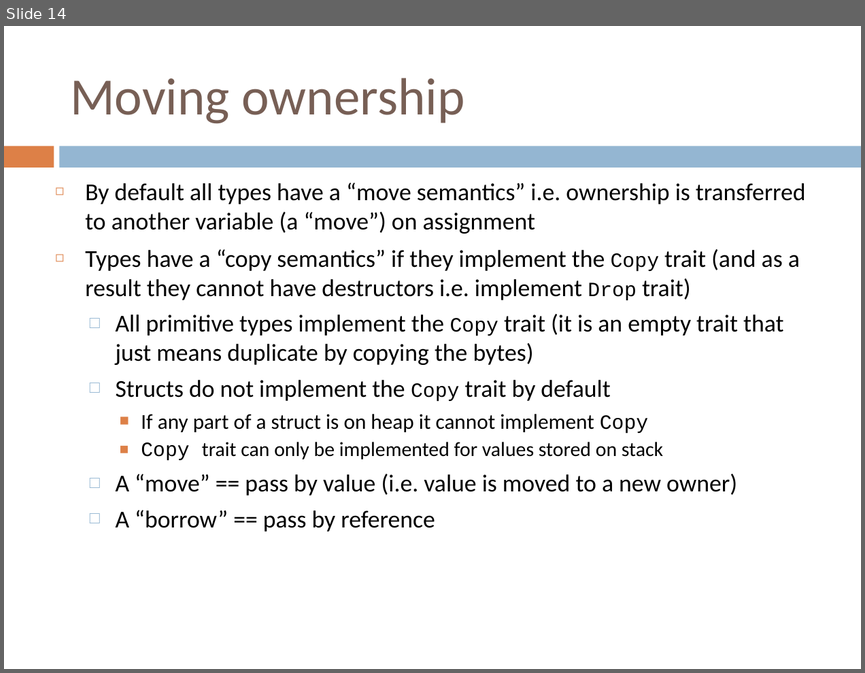
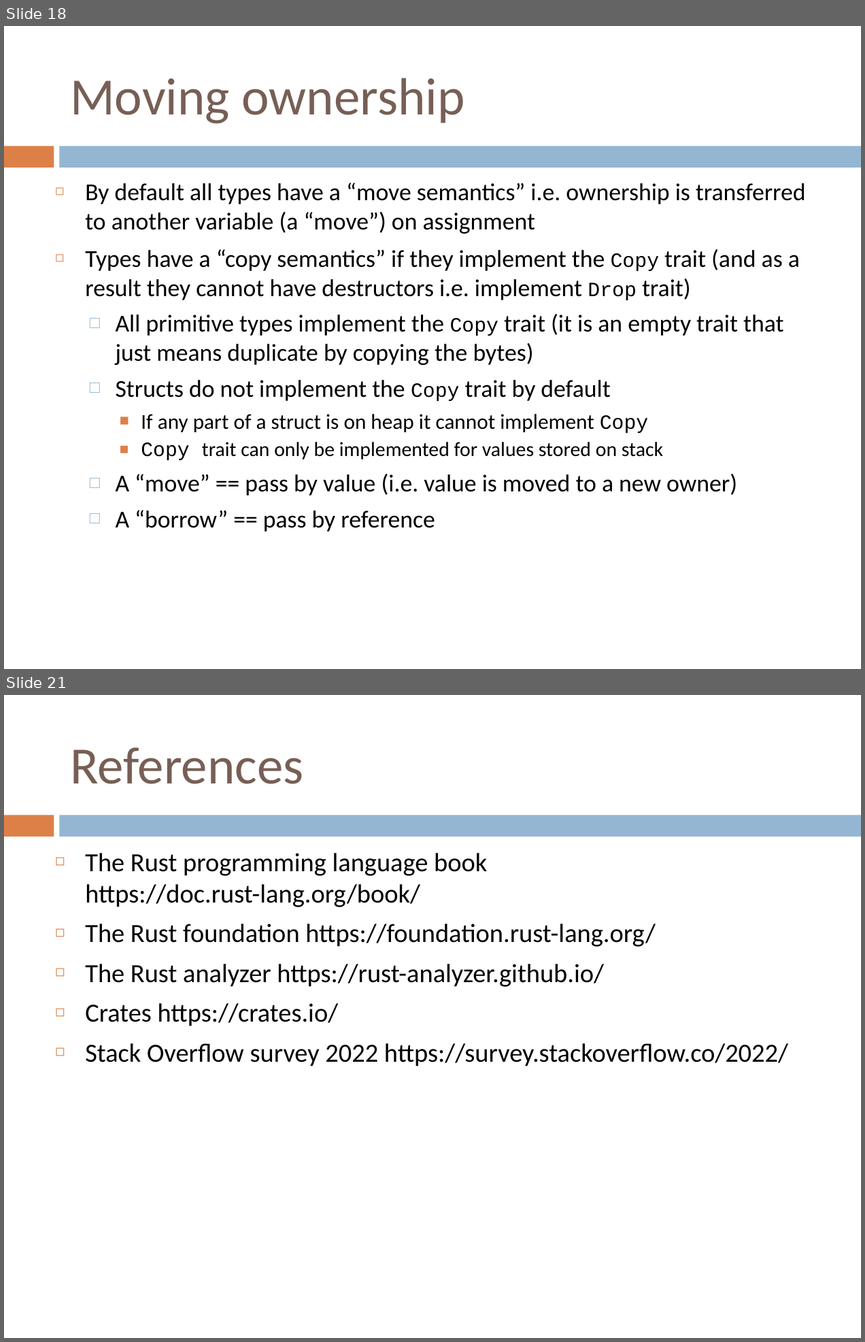
Before and after one commit to gclynch/rust, a slide deck: Rust session.ppt. Shown one above the other, each under a label of ours: slide 14 before the commit, slides 18 and 21 after it; the slides between them are not shown. The pictures are 865x673 and 865x1342 pixels, drawn with LibreOffice and Linux fonts; fonts in the diff are those of the drawing. Boxes give left, top, right and bottom in pixels: in the first picture for what was removed or moved away, otherwise in the second. Text is boxed around its words. In the diff, an @@ line names an element or a change of style, - is before the commit and + after.

```diff
--- a/Rust session.ppt
+++ b/Rust session.ppt
@@ slide 21 added at (4, 695, 861, 1338), background #FFFFFF; not listed: 2 template elements that a slide beside it also shows @@
@@ title added at (70, 747, 303, 784), 44 pt, text #775F55 @@
+References
@@ text added at (85, 853, 788, 1066), 22 pt, text #000000 @@
+◻ The Rust programming language book https://doc.rust-lang.org/book/
+◻ The Rust foundation https://foundation.rust-lang.org/
+◻ The Rust analyzer https://rust-analyzer.github.io/
+◻ Crates https://crates.io/
+◻ Stack Overflow survey 2022 https://survey.stackoverflow.co/2022/
@@ what was slide 14 is now slide 18 @@
```
Also in this commit, not shown: 11 slides changed, 5 other slides added, 1 slide removed.
